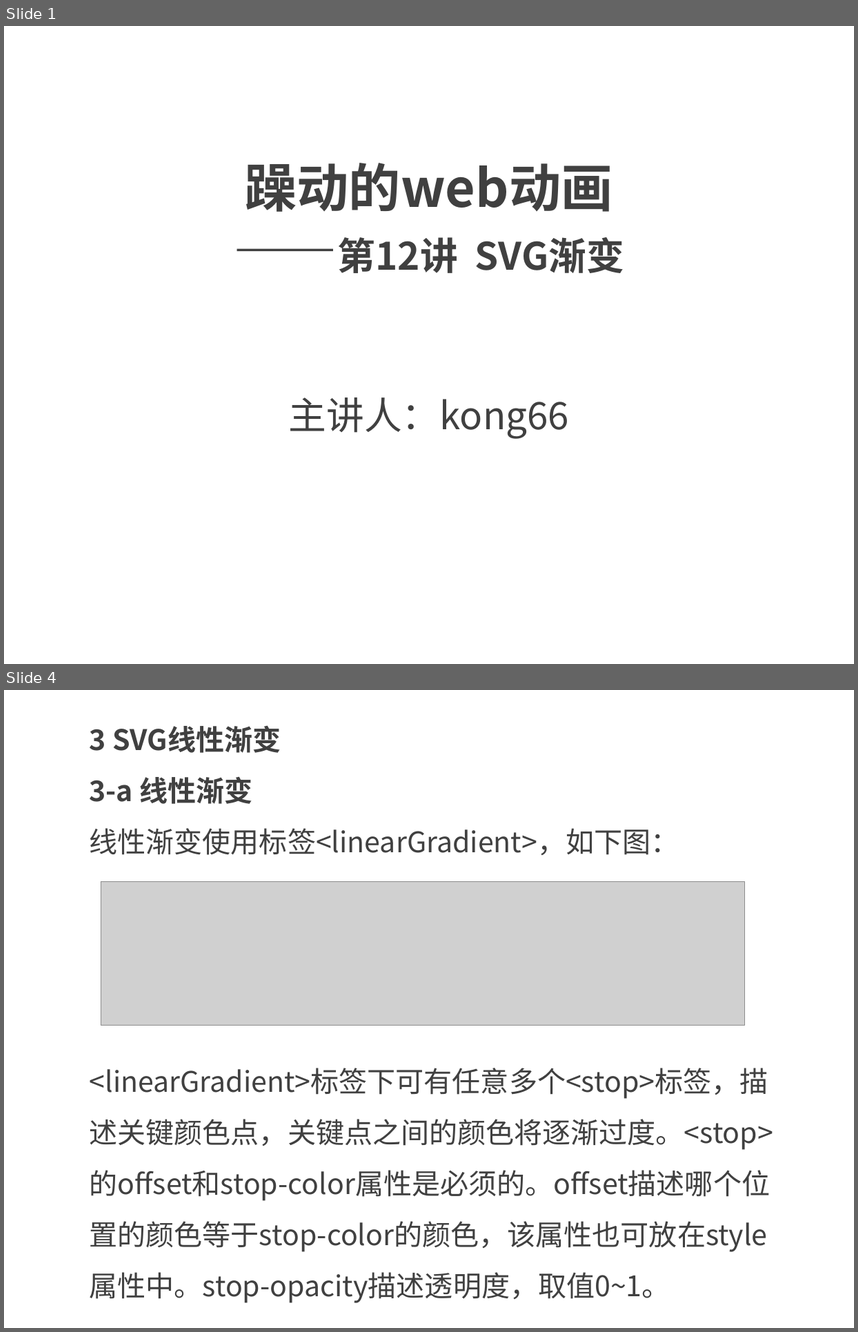
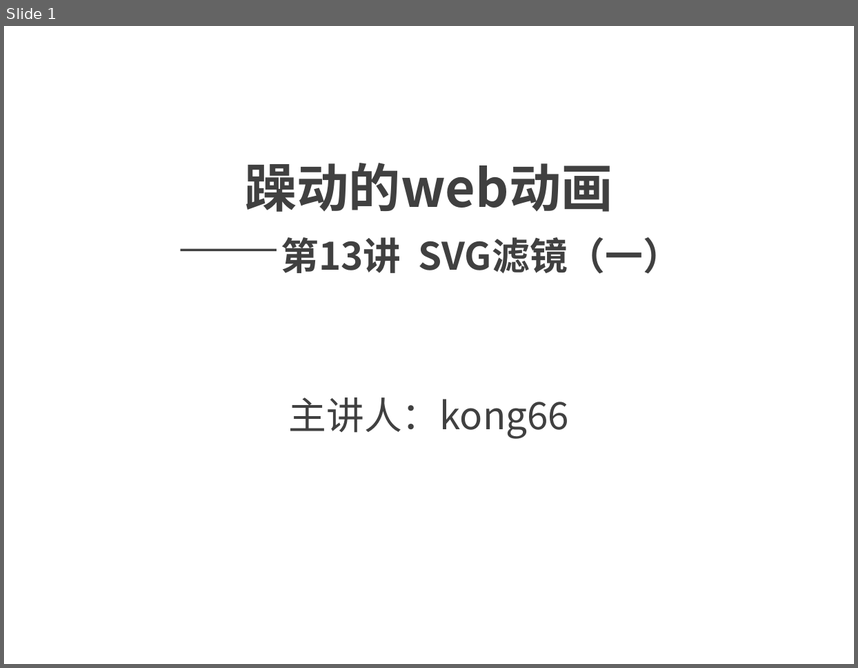
Before and after one commit to kong66/webAni, a slide deck: 13-svg-filter1/svg-filter-1.pptx. Shown one above the other, each under a label of ours: slides 1 and 4 before the commit, slide 1 after it; the slides between them are not shown. The pictures are 858x1332 and 858x668 pixels, drawn with LibreOffice and Linux fonts; fonts in the diff are those of the drawing; grey boxes stand for pictures. Boxes give left, top, right and bottom in pixels: in the first picture for what was removed or moved away, otherwise in the second. Text is boxed around its words. In the diff, an @@ line names an element or a change of style, - is before the commit and + after.

```diff
--- a/13-svg-filter1/svg-filter-1.pptx
+++ b/13-svg-filter1/svg-filter-1.pptx
@@ slide 4 removed at box(4, 690, 854, 1328), background #FFFFFF @@
@@ text removed at box(90, 725, 680, 855) @@
-3 SVG线性渐变
-3-a 线性渐变
-线性渐变使用标签<linearGradient>，如下图：
@@ picture removed at box(101, 881, 744, 1025) @@
@@ text removed at box(90, 1067, 774, 1303) @@
-<linearGradient>标签下可有任意多个<stop>标签，描述关键颜色点，关键点之间的颜色将逐渐过度。<stop>的offset和stop-color属性是必须的。offset描述哪个位置的颜色等于stop-color的颜色，该属性也可放在style属性中。stop-opacity描述透明度，取值0~1。
@@ slide 1 changed as well @@
@@ title at box(245, 163, 681, 274): text changed; size 44 to 32 pt @@
-躁动的web动画
-——第12讲 SVG渐变
+躁动的web动画
+——第13讲 SVG滤镜（一）
```
Also in this commit, not shown: 2 other slides changed, 13 slides added, 14 other slides removed, 2 other files.
